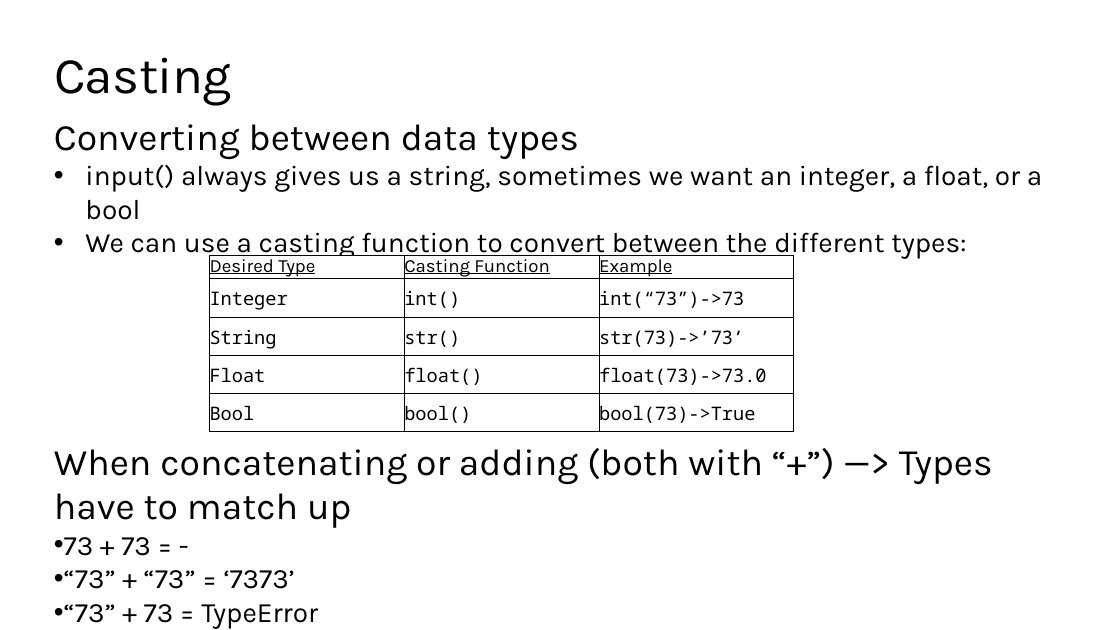
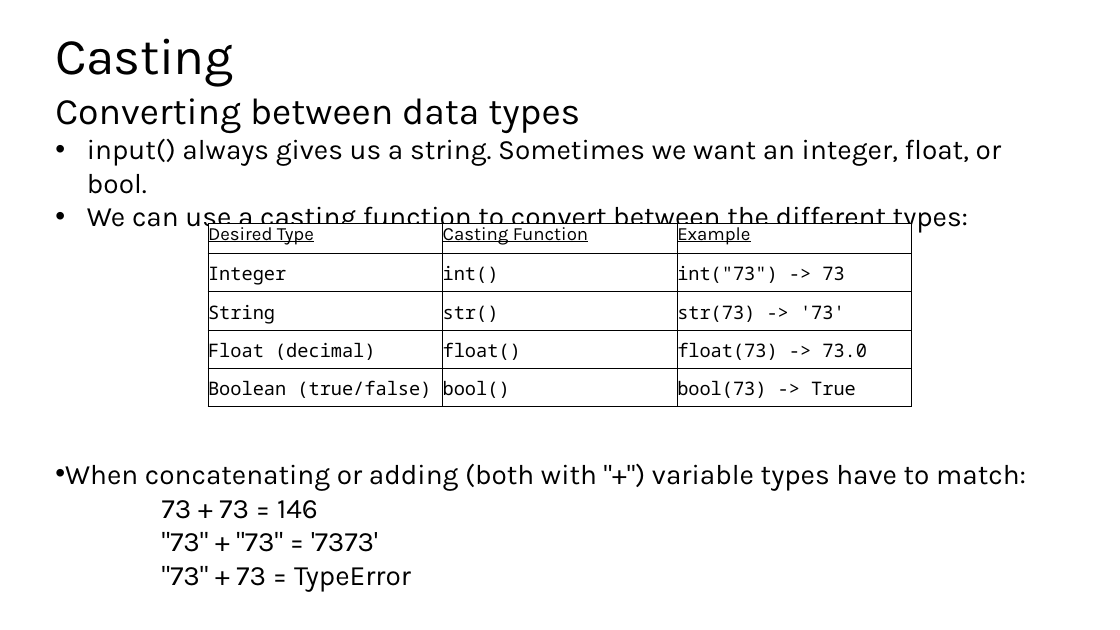
Before and after one commit to TEALSK12/2nd-semester-introduction-to-computer-science, a slide deck: slide 7 of units/2_unit/slidedecks/Intro Python 2.01 TEALS.pptx. Drawn at 1120x630 pixels with LibreOffice and Linux fonts; fonts in the diff are those of the drawing; background and template pictures are left out. Boxes give left, top, right and bottom in pixels: in the first picture for what was removed or moved away, otherwise in the second. Text is boxed around its words. In the diff, an @@ line names an element or a change of style, - is before the commit and + after.

Commit message:
Several dozen small corrections and adjustments to Unit 2.01 PowerPoint, changes in lab.md to match

```diff
--- a/units/2_unit/slidedecks/Intro Python 2.01 TEALS.pptx
+++ b/units/2_unit/slidedecks/Intro Python 2.01 TEALS.pptx
@@ title "Casting" moved from (x1=54, y1=57, x2=232, y2=105) to (x1=55, y1=38, x2=233, y2=86) @@
@@ text "Converting between data types" moved from (x1=54, y1=124, x2=1042, y2=629) to (x1=55, y1=98, x2=1026, y2=552) @@
@@ text at (x1=87, y1=139, x2=1001, y2=194): text changed @@
-  • input() always gives us a string, sometimes we want an integer, a float, or a bool
+  • input() always gives us a string. Sometimes we want an integer, float, or bool.
@@ table at (x1=208, y1=223, x2=912, y2=407) @@
@@ row 2, column 3: "int(“73”)->73" to "int("73") -> 73" @@
-row 3, column 3: str(73)->’73’
+row 3, column 3: str(73) -> '73'
-row 4, column 1: Float
+row 4, column 1: Float (decimal)
-row 4, column 3: float(73)->73.0
+row 4, column 3: float(73) -> 73.0
-row 5, column 1: Bool
+row 5, column 1: Boolean (true/false)
-row 5, column 3: bool(73)->True
+row 5, column 3: bool(73) -> True
@@ table resized from (x1=210, y1=255, x2=795, y2=432) to (x1=208, y1=223, x2=912, y2=407) @@
@@ text at (x1=65, y1=464, x2=1026, y2=552): text changed; size 32 to 24 pt @@
-When concatenating or adding (both with “+”) —> Types have to match up
-• 73 + 73 = -
-• “73” + “73” = ‘7373’
-• “73” + 73 = TypeError
+• When concatenating or adding (both with "+") variable types have to match:
+73 + 73 = 146
+"73" + "73" = '7373'
+"73" + 73 = TypeError
```
Also in this commit, not shown: 9 other slides changed, 1 other file.
